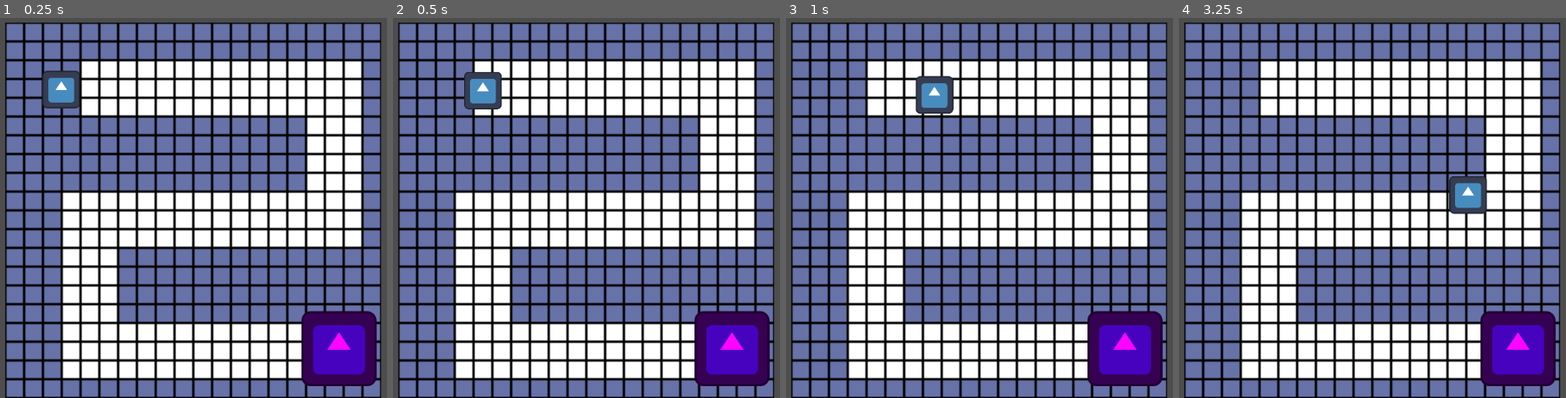
Above: before the commit, frames 1-4 (left to right).
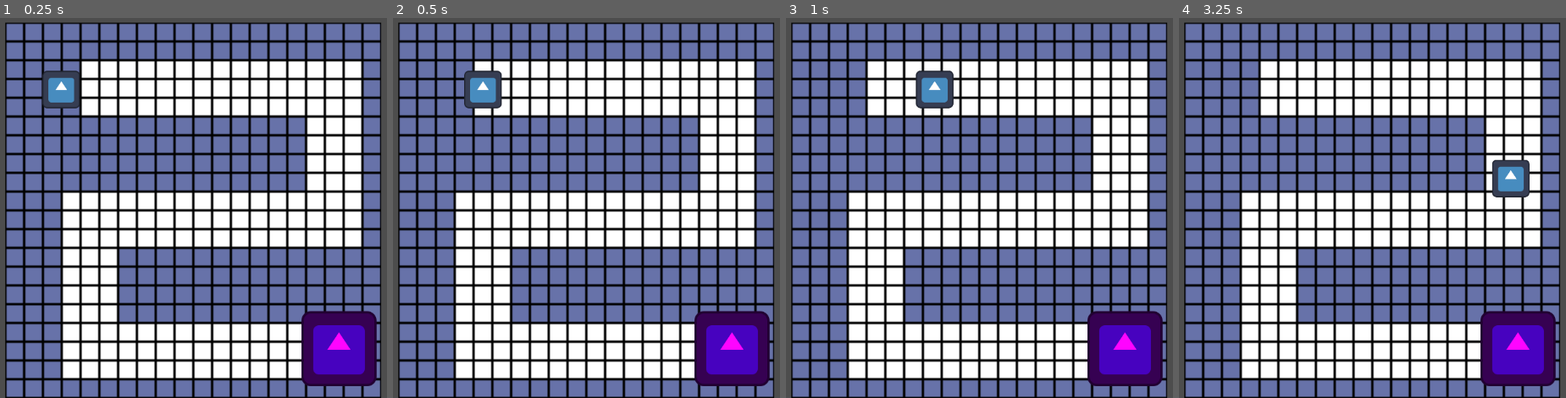
Above: after the commit, the same moments.

Repository: ItCanBeBlank/basictd
Game: Godot game, scene res://scenes/game.tscn
Two runs of this game, one before a commit and one after it. Both use one fixed random seed, a clock stepped at 60 frames per second and the inputs below. The engine's default icon, where the game draws it, is replaced by a stand-in: a white triangle on a blue panel in a dark square.
Inputs (mouse positions are in pixels of both pictures, inside the frame that each line leads up to):
- Up to frame 1 (0.25 s): no input
- Up to frame 2 (0.5 s): no input
- Up to frame 3 (1 s): move the mouse to (1126, 189) at 0.52 s
- Up to frame 4 (3.25 s): move the mouse to (1233, 227) at 1.27 s; move the mouse to (1438, 124) at 2.02 s; move the mouse to (1337, 284) at 2.77 s

Frame 1 is identical in both runs. In frame 2, 0.2% of the frame differs, in the area x 18-29%, y 13-25%; in frame 3, 0.6%; in frame 4, 1.9%, in the area x 69-91%, y 37-52%.

Commit message:
Feature: Changed monster path postprocessing
Changed monster path processing to [Edgecentred]

Diff:
--- a/scenes/enemy/clump.tscn
+++ b/scenes/enemy/clump.tscn
@@ -17,3 +17,4 @@
 shape = SubResource("RectangleShape2D_8oi6h")
 
 [node name="NavigationAgent2D" type="NavigationAgent2D" parent="."]
+path_postprocessing = 1
